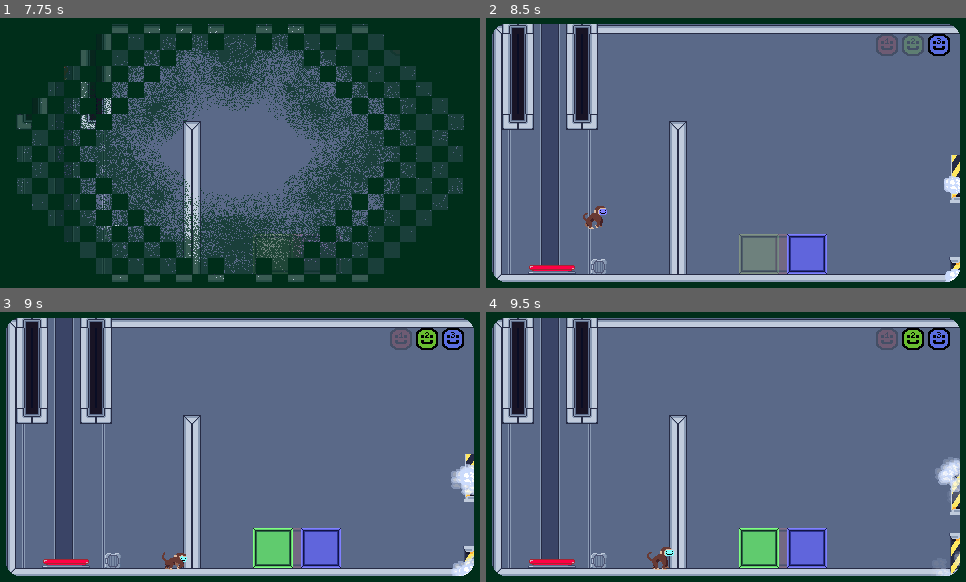
Above: before the commit, frames 1-4 (two rows, left to right).
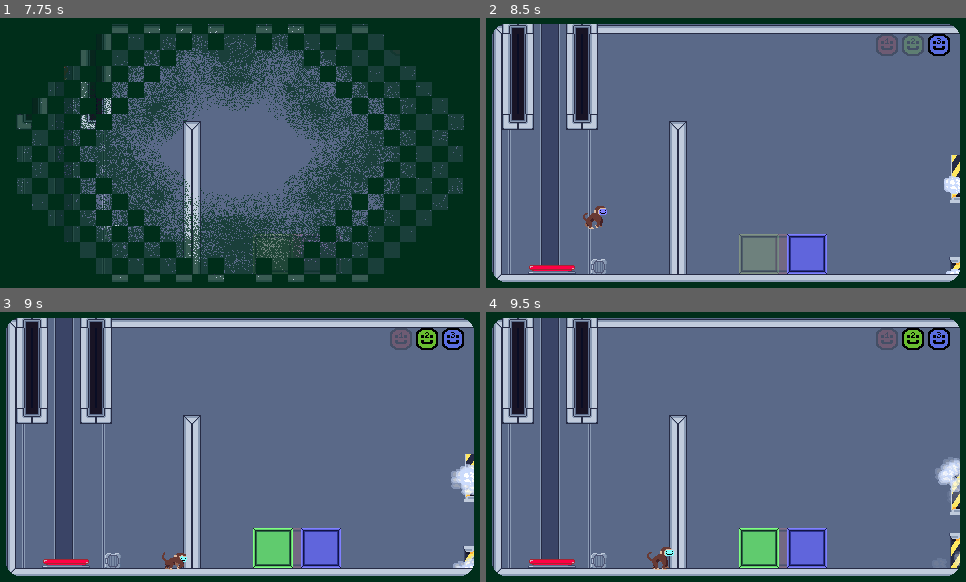
Above: after the commit, the same moments.

Repository: avaxar/phase-reveal
Game: Godot game, scene res://ui/title_screen/title_screen.tscn
Same seed, same stepped clock (60 frames per second), same inputs: the game is played once before the commit and once after it.
Inputs (mouse positions are in pixels of both pictures, inside the frame that each line leads up to):
- Up to frame 1 (7.75 s): click "Start Game" at 0.5 s; tap Enter (ui_accept) at 1.25, 3.5, 5.75, 6.5, 7.25 s; move the mouse to (345, 139) at 1.27 s; hold E (interact) 1.28-2.03 s; hold D (right) 1.28-2.78 s; tap W (jump) at 1.52, 2.27, 3.77, 4.52, 5.27, 6.77, 7.52 s; move the mouse to (144, 166) at 2.02 s; tap 3 (mask_blue) at 2.1, 5.1 s; move the mouse to (288, 93) at 2.77 s; hold A (left) 2.78-3.53 s; hold 2 (mask_green) 2.78-3.53 s; move the mouse to (216, 207) at 3.52 s; hold D (right) 3.53-5.03 s; tap 1 (mask_red) at 3.6, 6.6 s; move the mouse to (384, 193) at 4.27 s; hold E (interact) 4.28-5.03 s; move the mouse to (96, 112) at 5.02 s; hold A (left) 5.03-5.78 s; move the mouse to (264, 153) at 5.77 s; hold D (right) 5.78-6.53 s; hold 2 (mask_green) 5.78-6.53 s; move the mouse to (168, 85) at 6.52 s; hold A (left) from 6.53 s (still down); move the mouse to (345, 139) at 7.27 s; hold E (interact) from 7.28 s (still down)
- Up to frame 2 (8.5 s): move the mouse to (630, 166) at 8.02 s; release A (left) at 8.03 s; release E (interact) at 8.03 s; hold D (right) from 8.03 s (still down); tap 3 (mask_blue) at 8.1 s; tap W (jump) at 8.27 s
- Up to frame 3 (9 s): keep holding D (right); move the mouse to (288, 387) at 8.77 s; hold 2 (mask_green) from 8.78 s (still down)
- Up to frame 4 (9.5 s): keep holding D (right); keep holding 2 (mask_green)

Frame 1 is identical in both runs. In frame 2, less than 0.1% of the frame differs, in the area x 95-99%, y 94-98%; in frame 3, 0.1%, in the area x 94-99%, y 94-98%; in frame 4, less than 0.1%.

Commit message:
asaasasas

Diff:
--- a/entities/door/door.tscn
+++ b/entities/door/door.tscn
@@ -214,7 +214,6 @@
 colors = PackedColorArray(1, 1, 1, 1, 1, 1, 1, 0)
 
 [node name="Door" type="StaticBody2D" unique_id=87457516]
-z_index = 2
 script = ExtResource("2_bfv6c")
 
 [node name="DoorUp" type="AnimatedSprite2D" parent="." unique_id=2048693583]
--- a/level/level.tscn
+++ b/level/level.tscn
@@ -27,6 +27,7 @@
 metadata/_edit_lock_ = true
 
 [node name="MapUnder" type="TileMapLayer" parent="." unique_id=1709558476]
+z_index = -1
 tile_set = ExtResource("2_vkbyq")
 collision_enabled = false
 
